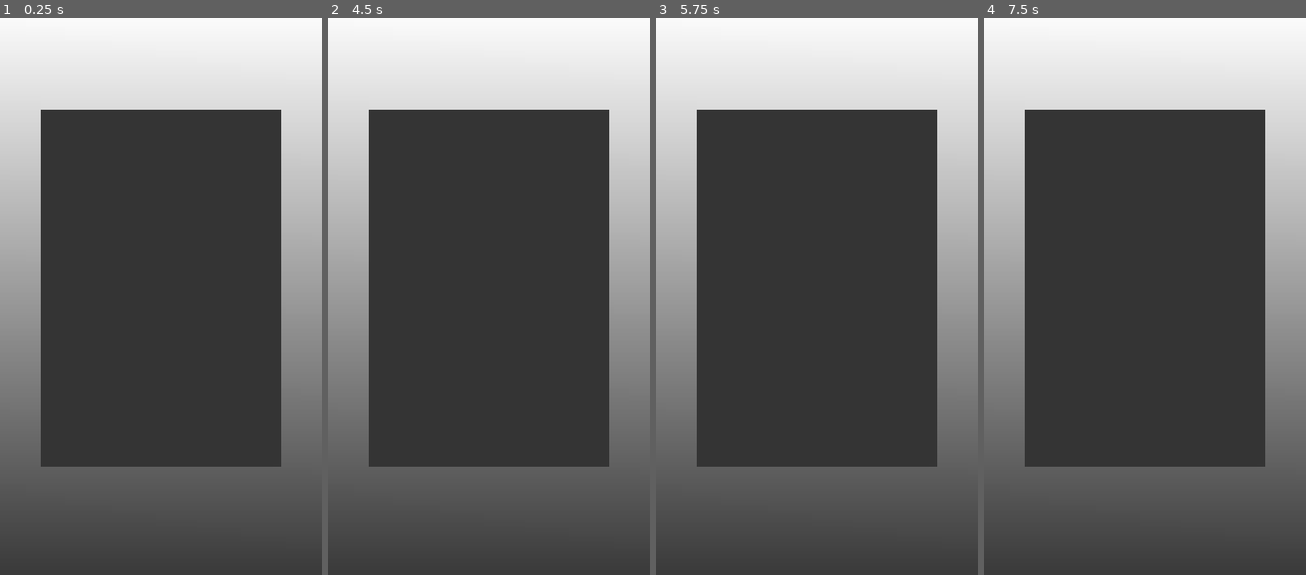
Above: before the commit, frames 1-4 (left to right).
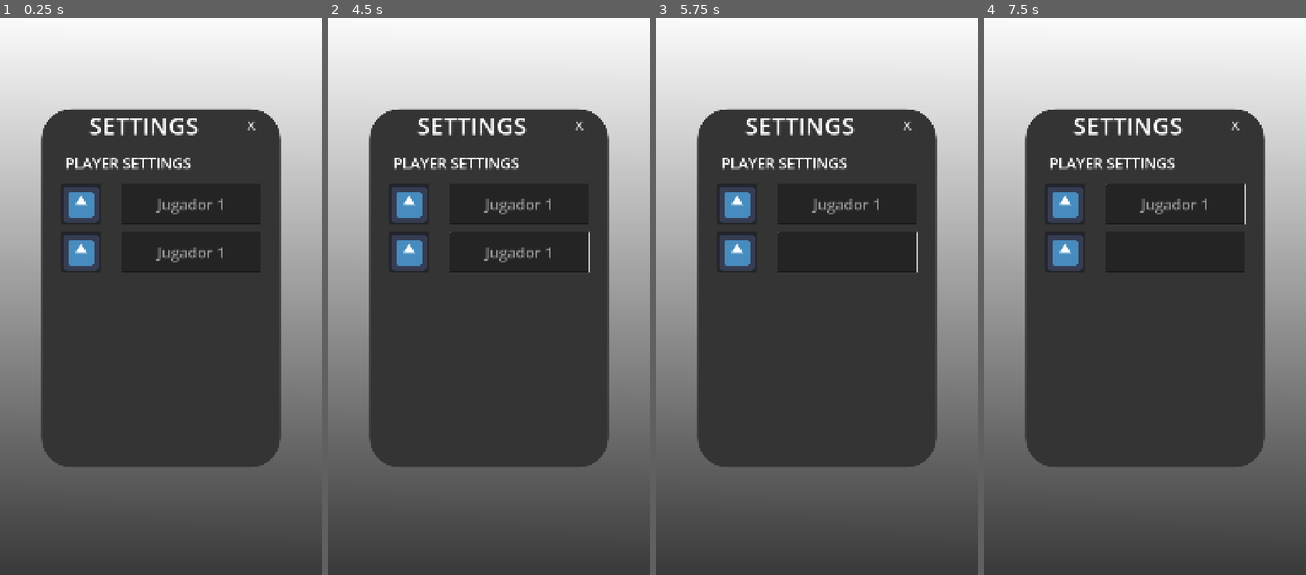
Above: after the commit, the same moments.

Repository: LeYohan-rgb/komikan
Game: Godot game, scene res://Scenes/main_menu.tscn
The game is run twice, just before and just after one commit, with the same random seed, the same clock (stepped at 60 frames per second) and the same inputs. The engine's default icon, where the game draws it, is replaced by a stand-in: a white triangle on a blue panel in a dark square.
Inputs (mouse positions are in pixels of both pictures, inside the frame that each line leads up to):
- Up to frame 1 (0.25 s): no input
- Up to frame 2 (4.5 s): click "SETTINGS" at 0.5 s; click (592, 123) at 1.25 s, where only the run after the commit has a clickable "X"; click (408, 201) at 2.02 s; click "PLAY" at 2.75 s; click "PLAY" at 3.5 s; tap Enter at 4.25 s; move the mouse to (559, 257) at 4.27 s; hold Right from 4.28 s (still down); tap Alt at 4.35 s; click (559, 257) at 4.42 s
- Up to frame 3 (5.75 s): tap Space at 5 s; move the mouse to (752, 318) at 5.02 s; release Right at 5.03 s; hold Down from 5.03 s (still down); tap Shift at 5.1 s
- Up to frame 4 (7.5 s): tap Enter at 5.75 s; move the mouse to (1177, 162) at 5.77 s; release Down at 5.78 s; hold Right 5.78-6.53 s; tap Alt at 5.85, 7.35 s; move the mouse to (1128, 402) at 6.52 s; hold Up 6.53-7.28 s; tap Shift at 6.6 s; click (1128, 402) at 6.67 s; move the mouse to (1241, 374) at 7.27 s; hold Left from 7.28 s (still down)

The runs differ from the first frame. In frame 1, 3.7% of the frame differs, in the area x 12-88%, y 16-81%; in frame 2, 3.7%; in frame 3, 3.6%; in frame 4, 3.6%.

Commit message:
Enhanced settings drop panel layout
Added player settings layout such as customized pfp, lineEdit nodes and a close button node

Diff:
--- a/Scenes/main_menu.tscn
+++ b/Scenes/main_menu.tscn
@@ -1,6 +1,7 @@
 [gd_scene format=3 uid="uid://dxlxpenoq6ufq"]
 
 [ext_resource type="Script" uid="uid://cixaqu08uye6m" path="res://Scripts/main_menu.gd" id="1_28flt"]
+[ext_resource type="Texture2D" uid="uid://dvfroeb7kkw8u" path="res://icon.svg" id="2_48xlc"]
 
 [sub_resource type="Gradient" id="Gradient_erv1k"]
 colors = PackedColorArray(0.23031491, 0.23031494, 0.23031494, 1, 1, 1, 1, 1)
@@ -15,6 +16,20 @@
 
 [sub_resource type="StyleBoxFlat" id="StyleBoxFlat_jague"]
 bg_color = Color(0.2051174, 0.20511746, 0.20511732, 1)
+corner_radius_top_left = 100
+corner_radius_top_right = 100
+corner_radius_bottom_right = 100
+corner_radius_bottom_left = 100
+
+[sub_resource type="StyleBoxEmpty" id="StyleBoxEmpty_jague"]
+
+[sub_resource type="StyleBoxEmpty" id="StyleBoxEmpty_48xlc"]
+
+[sub_resource type="StyleBoxEmpty" id="StyleBoxEmpty_1ehe0"]
+
+[sub_resource type="StyleBoxEmpty" id="StyleBoxEmpty_ce3w2"]
+
+[sub_resource type="StyleBoxEmpty" id="StyleBoxEmpty_n45e2"]
 
 [node name="main_menu" type="Control" unique_id=207427969]
 layout_mode = 3
@@ -129,4 +144,119 @@
 size_flags_stretch_ratio = 0.0
 theme_override_styles/panel = SubResource("StyleBoxFlat_jague")
 
+[node name="VBoxContainer" type="VBoxContainer" parent="CenterContainer/settings_panel" unique_id=1855380223]
+layout_mode = 1
+anchors_preset = 15
+anchor_right = 1.0
+anchor_bottom = 1.0
+grow_horizontal = 2
+grow_vertical = 2
+
+[node name="HBoxContainer3" type="HBoxContainer" parent="CenterContainer/settings_panel/VBoxContainer" unique_id=419070831]
+layout_mode = 2
+
+[node name="Label" type="Label" parent="CenterContainer/settings_panel/VBoxContainer/HBoxContainer3" unique_id=597190785]
+layout_mode = 2
+size_flags_horizontal = 3
+size_flags_vertical = 3
+size_flags_stretch_ratio = 1.26
+theme_override_font_sizes/font_size = 80
+text = "SETTINGS"
+horizontal_alignment = 1
+vertical_alignment = 1
+
+[node name="Button" type="Button" parent="CenterContainer/settings_panel/VBoxContainer/HBoxContainer3" unique_id=1954814746]
+layout_mode = 2
+size_flags_horizontal = 3
+size_flags_stretch_ratio = 0.2
+theme_override_font_sizes/font_size = 40
+theme_override_styles/normal = SubResource("StyleBoxEmpty_jague")
+theme_override_styles/pressed = SubResource("StyleBoxEmpty_48xlc")
+theme_override_styles/hover = SubResource("StyleBoxEmpty_1ehe0")
+theme_override_styles/disabled = SubResource("StyleBoxEmpty_ce3w2")
+theme_override_styles/focus = SubResource("StyleBoxEmpty_n45e2")
+text = "X"
+alignment = 0
+
+[node name="Label2" type="Label" parent="CenterContainer/settings_panel/VBoxContainer" unique_id=683991816]
+layout_mode = 2
+size_flags_vertical = 6
+theme_override_font_sizes/font_size = 50
+text = "      PLAYER SETTINGS"
+vertical_alignment = 1
+
+[node name="HBoxContainer" type="HBoxContainer" parent="CenterContainer/settings_panel/VBoxContainer" unique_id=1425490996]
+layout_mode = 2
+size_flags_vertical = 3
+
+[node name="Control3" type="Control" parent="CenterContainer/settings_panel/VBoxContainer/HBoxContainer" unique_id=807048208]
+layout_mode = 2
+size_flags_horizontal = 3
+size_flags_stretch_ratio = 0.13
+
+[node name="Button" type="Button" parent="CenterContainer/settings_panel/VBoxContainer/HBoxContainer" unique_id=942686677]
+layout_mode = 2
+size_flags_stretch_ratio = 0.48
+icon = ExtResource("2_48xlc")
+
+[node name="Control" type="Control" parent="CenterContainer/settings_panel/VBoxContainer/HBoxContainer" unique_id=928045506]
+layout_mode = 2
+size_flags_horizontal = 3
+size_flags_stretch_ratio = 0.13
+
+[node name="LineEdit" type="LineEdit" parent="CenterContainer/settings_panel/VBoxContainer/HBoxContainer" unique_id=81786667]
+layout_mode = 2
+size_flags_horizontal = 3
+theme_override_font_sizes/font_size = 50
+placeholder_text = "Jugador 1"
+alignment = 1
+max_length = 15
+
+[node name="Control2" type="Control" parent="CenterContainer/settings_panel/VBoxContainer/HBoxContainer" unique_id=1578863588]
+layout_mode = 2
+size_flags_horizontal = 3
+size_flags_stretch_ratio = 0.13
+
+[node name="Control2" type="Control" parent="CenterContainer/settings_panel/VBoxContainer" unique_id=380997105]
+layout_mode = 2
+size_flags_vertical = 3
+size_flags_stretch_ratio = 0.13
+
+[node name="HBoxContainer2" type="HBoxContainer" parent="CenterContainer/settings_panel/VBoxContainer" unique_id=347763893]
+layout_mode = 2
+size_flags_vertical = 3
+
+[node name="Control3" type="Control" parent="CenterContainer/settings_panel/VBoxContainer/HBoxContainer2" unique_id=1175505965]
+layout_mode = 2
+size_flags_horizontal = 3
+size_flags_stretch_ratio = 0.13
+
+[node name="Button" type="Button" parent="CenterContainer/settings_panel/VBoxContainer/HBoxContainer2" unique_id=1802311883]
+layout_mode = 2
+size_flags_stretch_ratio = 0.48
+icon = ExtResource("2_48xlc")
+
+[node name="Control" type="Control" parent="CenterContainer/settings_panel/VBoxContainer/HBoxContainer2" unique_id=1192449000]
+layout_mode = 2
+size_flags_horizontal = 3
+size_flags_stretch_ratio = 0.13
+
+[node name="LineEdit" type="LineEdit" parent="CenterContainer/settings_panel/VBoxContainer/HBoxContainer2" unique_id=1000071512]
+layout_mode = 2
+size_flags_horizontal = 3
+theme_override_font_sizes/font_size = 50
+placeholder_text = "Jugador 1"
+alignment = 1
+max_length = 15
+
+[node name="Control2" type="Control" parent="CenterContainer/settings_panel/VBoxContainer/HBoxContainer2" unique_id=2122371356]
+layout_mode = 2
+size_flags_horizontal = 3
+size_flags_stretch_ratio = 0.13
+
+[node name="Control" type="Control" parent="CenterContainer/settings_panel/VBoxContainer" unique_id=1093222018]
+layout_mode = 2
+size_flags_vertical = 3
+size_flags_stretch_ratio = 4.87
+
 [connection signal="pressed" from="HBoxContainer/VBoxContainer/buttons_list/buttons/settings_button" to="." method="_on_settings_button_pressed"]
--- a/Scripts/main_menu.gd
+++ b/Scripts/main_menu.gd
@@ -6,8 +6,8 @@
 func _ready() -> void:
 	var viewport_size = get_viewport().get_visible_rect().size
 
-	settings_panel.custom_minimum_size.y = viewport_size.y * 0.625
+	settings_panel.custom_minimum_size.y = viewport_size.y * (1200.0 / 1920.0)
 	settings_panel.custom_minimum_size.x = viewport_size.x * (800.0 / 1080.0)
 
 func _on_settings_button_pressed() -> void:
-	pass # Replace with function body.
+	settings_panel.show()
